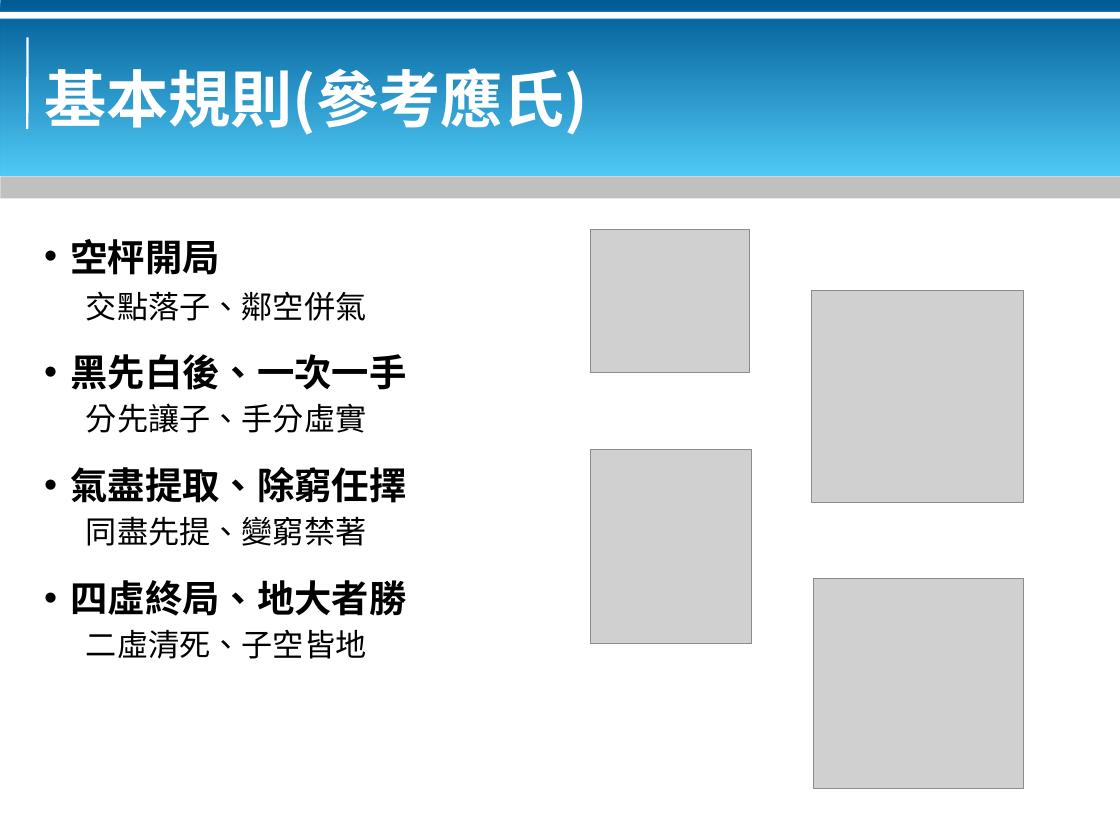
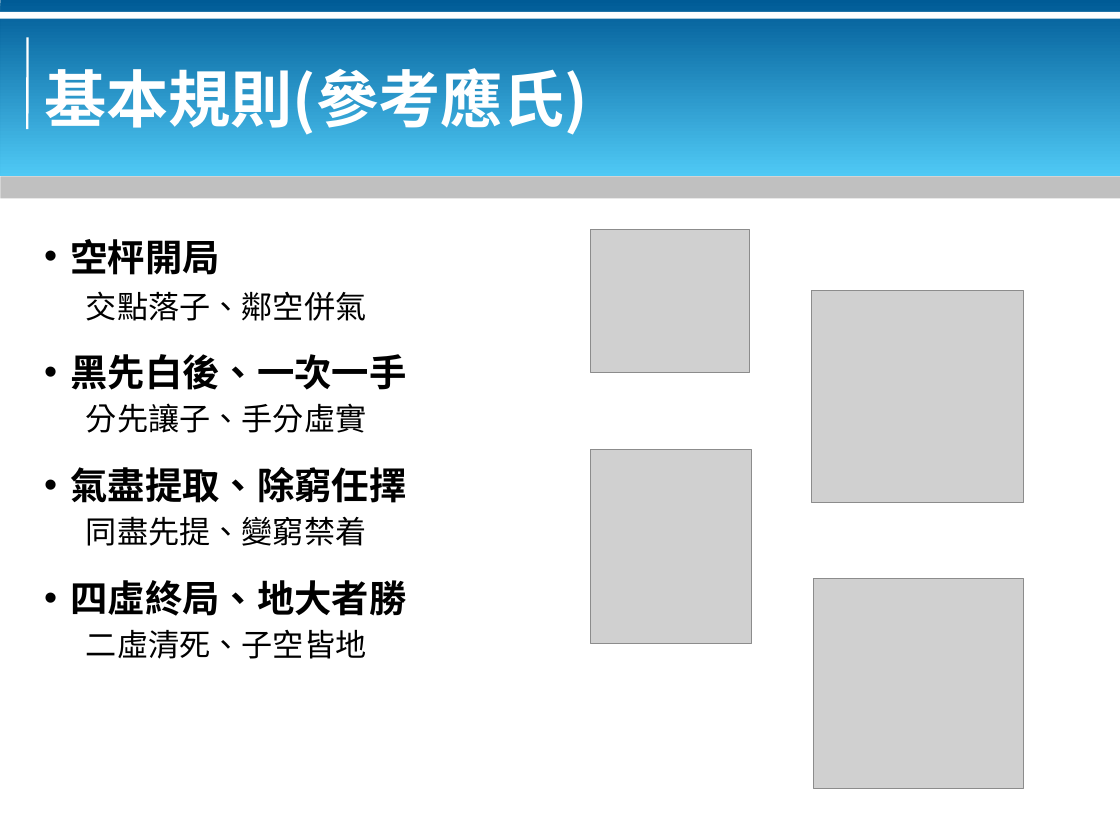
Before and after one commit to bluebat/.presentations, a slide deck: slide 4 of go-doorway.odp. Drawn at 1120x840 pixels with LibreOffice and Linux fonts; fonts in the diff are those of the drawing; grey boxes stand for pictures; background and template pictures are left out. Boxes give left, top, right and bottom in pixels: in the first picture for what was removed or moved away, otherwise in the second. Text is boxed around its words. In the diff, an @@ line names an element or a change of style, - is before the commit and + after.

```diff
--- a/go-doorway.odp
+++ b/go-doorway.odp
@@ text at <box>86,516,366,546</box>: text changed @@
-同盡先提、變窮禁著
+同盡先提、變窮禁着
```
Also in this commit, not shown: 2 other slides changed, 6 other files.
